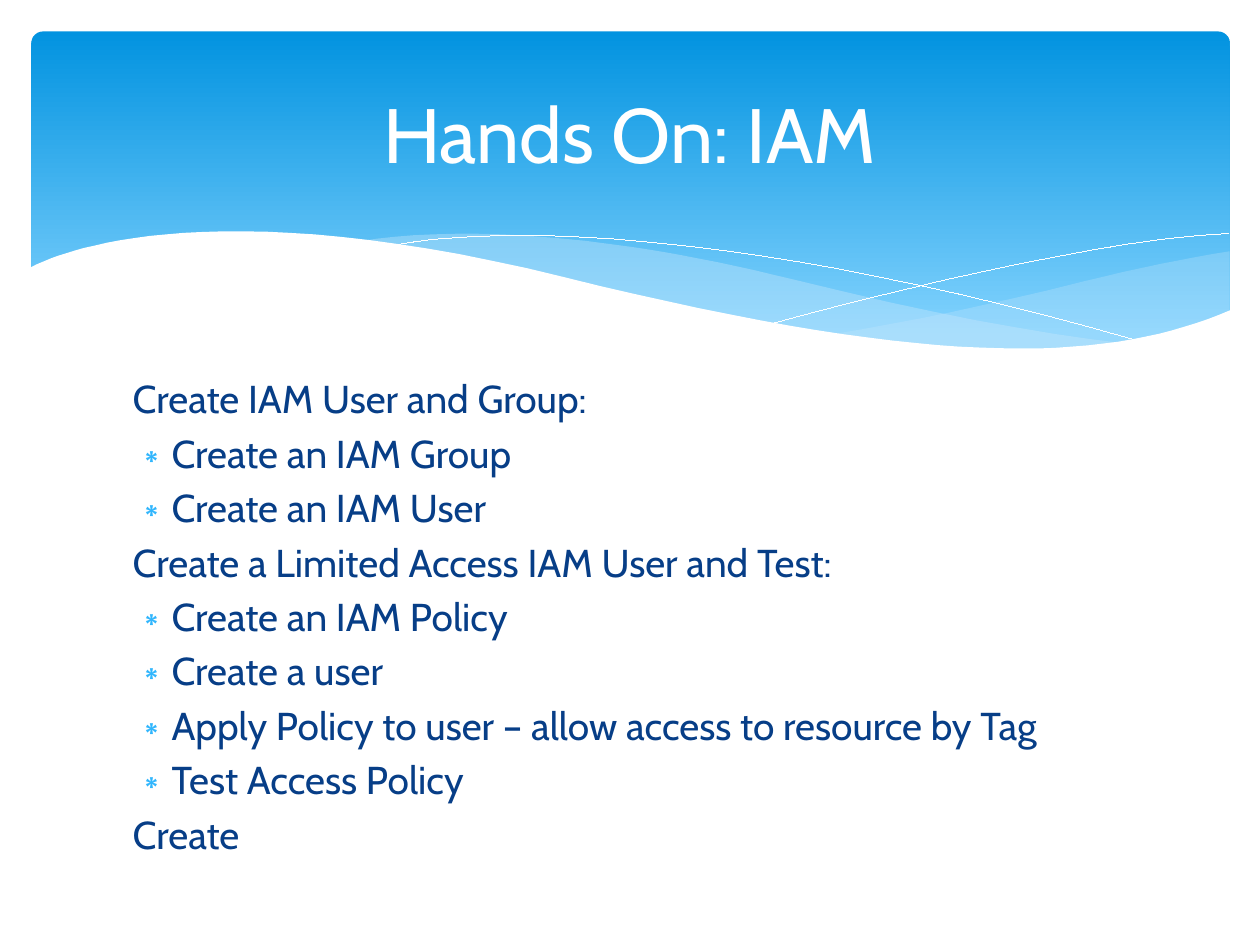
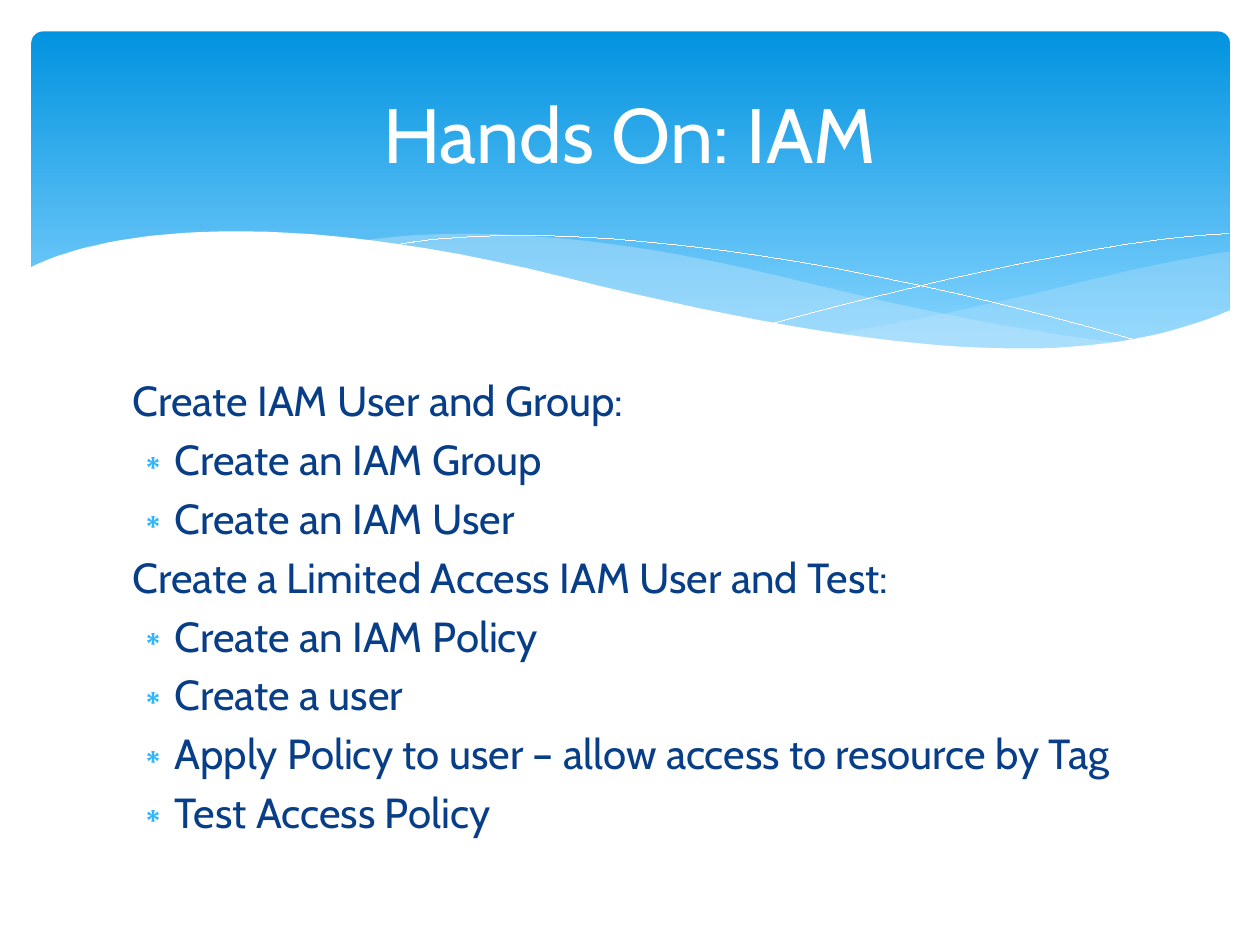
Before and after one commit to cloudavail/awstraining, a slide deck: slide 17 of aws-iam/aws-iam.pptx (slide 18 before the commit). Drawn at 1260x945 pixels with LibreOffice and Linux fonts; fonts in the diff are those of the drawing. Boxes give left, top, right and bottom in pixels: in the first picture for what was removed or moved away, otherwise in the second. Text is boxed around its words. In the diff, an @@ line names an element or a change of style, - is before the commit and + after.

```diff
--- a/aws-iam/aws-iam.pptx
+++ b/aws-iam/aws-iam.pptx
@@ text "Create IAM User and Group:" at (133, 384, 1110, 838): size 22.2 to 24 pt @@
@@ text at (133, 821, 240, 850): paragraph removed @@
-Create
```
Also in this commit, not shown: 1 slide removed, 5 other files.
